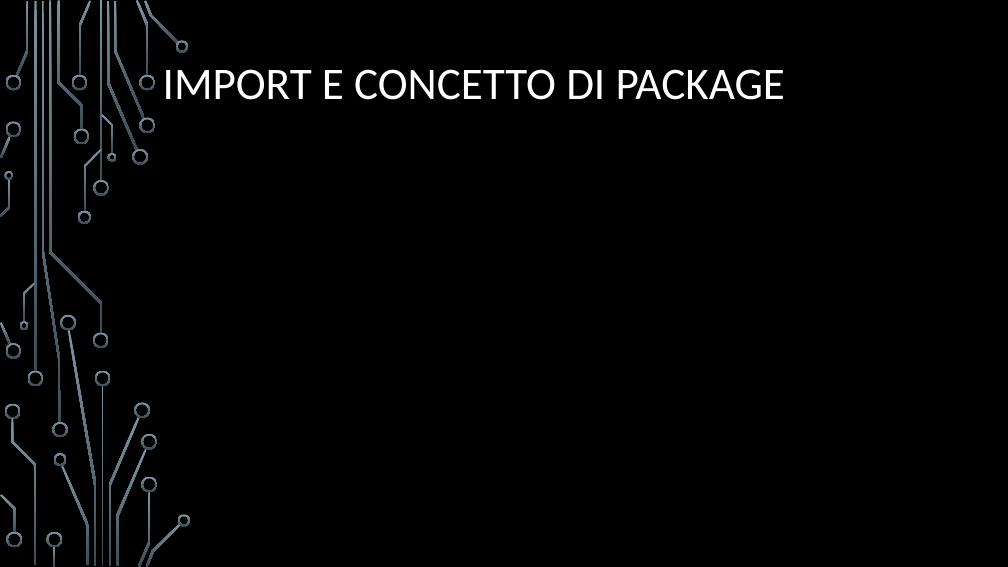
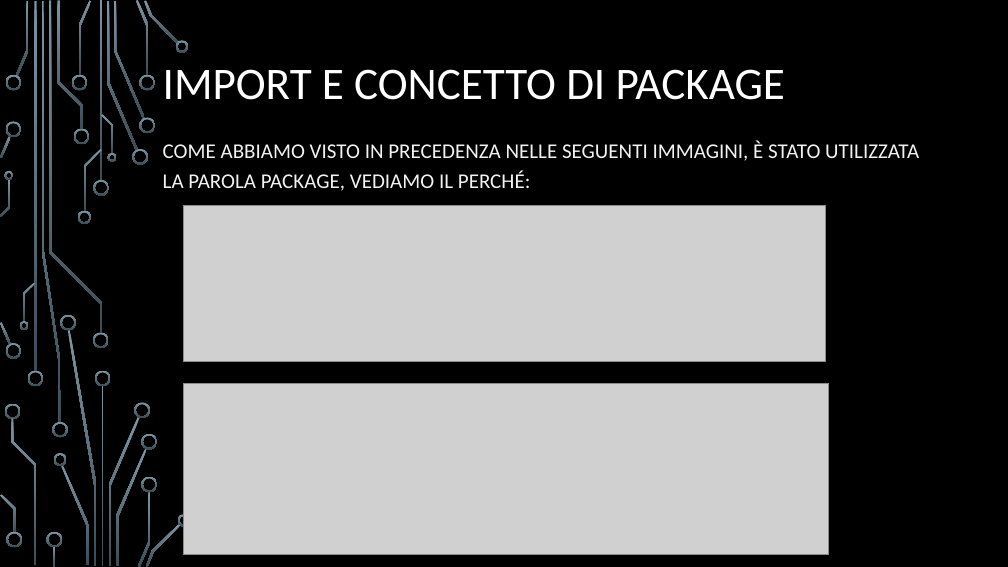
Before and after one commit to Eros-Capo/Corso-Java, a slide deck: slide 102 of Corso Java.pptx (slide 98 before the commit). Drawn at 1008x567 pixels with LibreOffice and Linux fonts; fonts in the diff are those of the drawing; grey boxes stand for pictures; background and template pictures are left out. Boxes give left, top, right and bottom in pixels: in the first picture for what was removed or moved away, otherwise in the second. Text is boxed around its words. In the diff, an @@ line names an element or a change of style, - is before the commit and + after.

Commit message:
Aggiornamento ppt e inserimento link Utili

```diff
--- a/Corso Java.pptx
+++ b/Corso Java.pptx
@@ subtitle added at [163,140,919,191], 20 pt, text #F2F2F2 @@
+COME ABBIAMO VISTO IN PRECEDENZA NELLE SEGUENTI IMMAGINI, È STATO UTILIZZATA LA PAROLA PACKAGE, VEDIAMO IL PERCHÉ:
@@ picture added at [183,205,825,361] @@
@@ picture added at [183,383,829,555] @@
```
Also in this commit, not shown: 18 other slides changed, 6 slides added, 2 slides removed, 1 other file.
